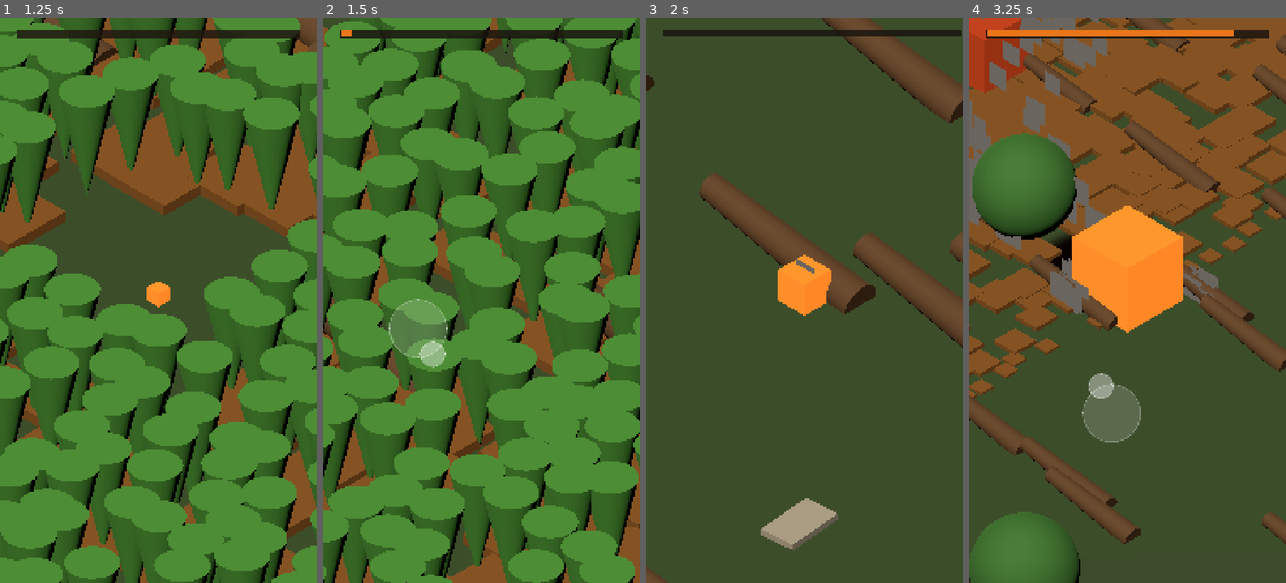
Above: before the commit, frames 1-4 (left to right).
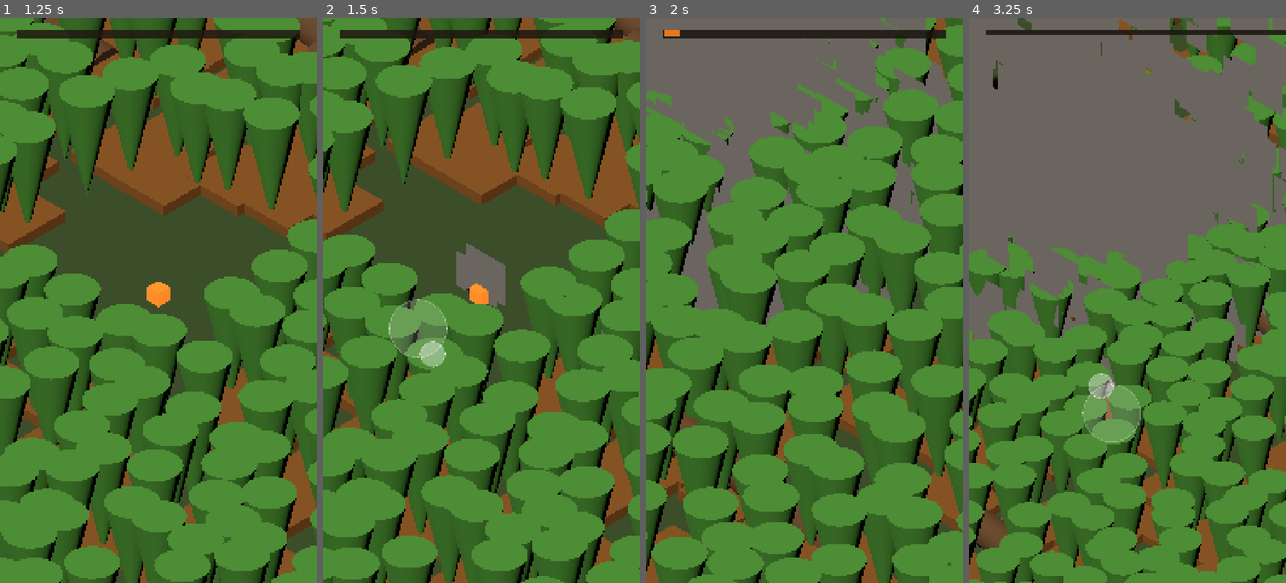
Above: after the commit, the same moments.

Repository: kevindunn766/ai-game-studio
Game: Godot game, scene res://scenes/Main.tscn
Two runs of this game, one before a commit and one after it. Both use one fixed random seed, a clock stepped at 60 frames per second and the inputs below.
Inputs (mouse positions are in pixels of both pictures, inside the frame that each line leads up to):
- Up to frame 1 (1.25 s): move the mouse to (228, 272) at 0.52 s; click (228, 272) at 0.67 s
- Up to frame 2 (1.5 s): tap Enter at 1.25 s; drag from (418, 328) to (465, 413) at 1.27 s
- Up to frame 3 (2 s): no input
- Up to frame 4 (3.25 s): move the mouse to (1159, 176) at 2.02 s; click (1159, 176) at 2.17 s; drag from (1111, 413) to (1032, 215) at 2.77 s

Frame 1 is identical in both runs. In frame 2, 62% of the frame differs, in the area x 0-100%, y 0-100%; in frame 3, 83%; in frame 4, 86%.

Commit message:
Kindling: flat move speed, same at every scale
current_move_speed() now returns move_speed_constant directly instead of
scaling with scale_factor.

Diff:
--- a/kindling-3d/scripts/flame.gd
+++ b/kindling-3d/scripts/flame.gd
@@ -2,9 +2,7 @@
 
 signal hazard_hit(hazard: Hazard)
 
-# Top speed is inversely proportional to scale_factor -- a small flame moves
-# fast, a large flame moves slow. current_move_speed() = move_speed_constant
-# / scale_factor.
+# Flat top speed, same at every scale.
 @export var move_speed_constant: float = 2.0
 # Time to reach full speed from a stop, and to fully decelerate -- kept
 # constant (not itself scale-derived) so controls feel equally responsive
@@ -150,7 +148,7 @@
 # Public so movement_trail.gd or future feel/animation code can reuse the
 # same value instead of re-deriving it.
 func current_move_speed() -> float:
-	return move_speed_constant / scale_factor
+	return move_speed_constant
 
 
 func _record_position_history() -> void:
